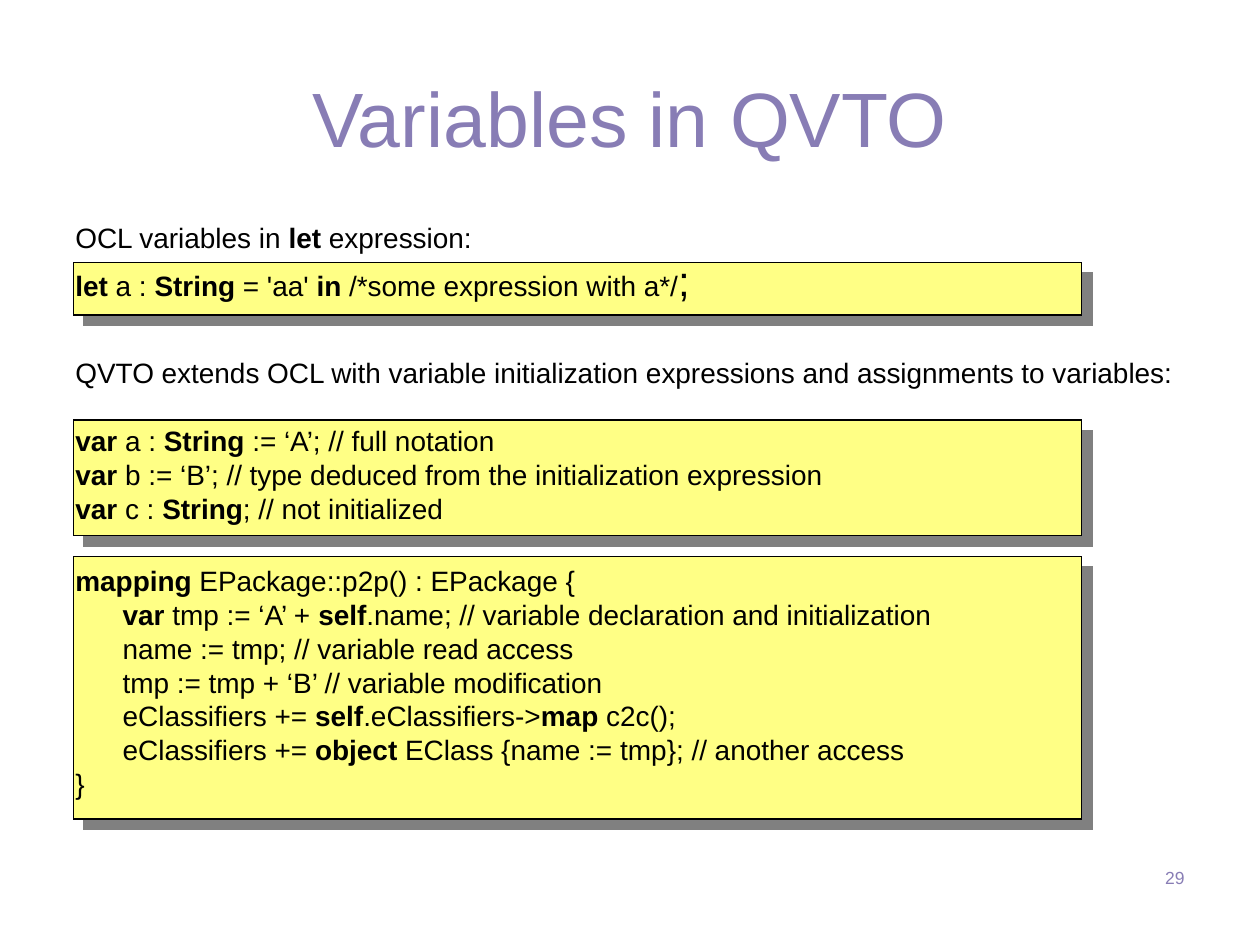
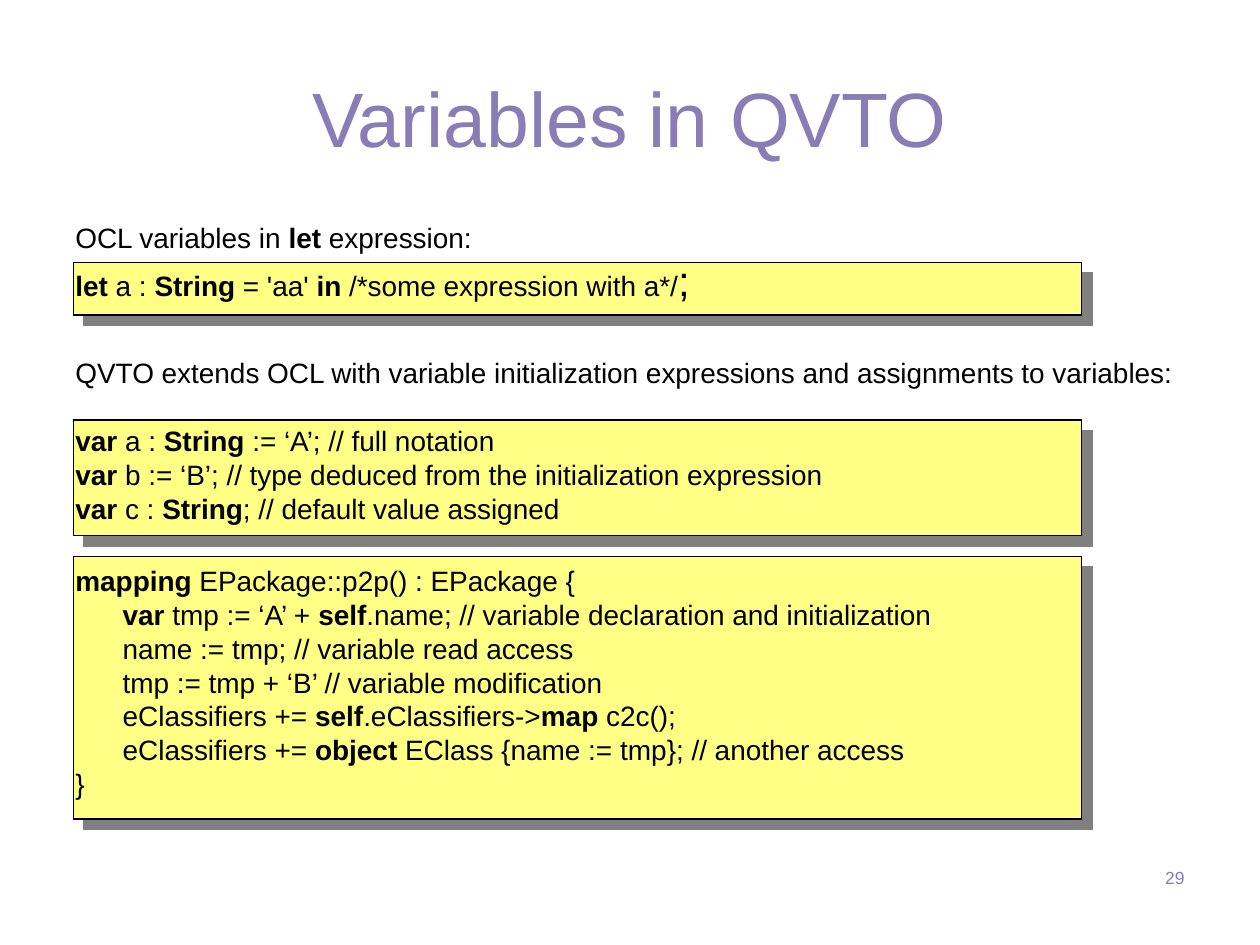
Before and after one commit to wilbert-alberts/qvto, a slide deck: slide 29 of examples/org.eclipse.m2m.qvt.oml.econ2009.tutorial/projects/qvto.explained/slides/The Art of Model Transformation with Operational QVT.ppt. Drawn at 1260x945 pixels with LibreOffice and Linux fonts; fonts in the diff are those of the drawing; background and template pictures are left out. Boxes give left, top, right and bottom in pixels: in the first picture for what was removed or moved away, otherwise in the second. Text is boxed around its words. In the diff, an @@ line names an element or a change of style, - is before the commit and + after.

Commit message:
#qvto.explained

```diff
--- a/examples/org.eclipse.m2m.qvt.oml.econ2009.tutorial/projects/qvto.explained/slides/The Art of Model Transformation with Operational QVT.ppt
+++ b/examples/org.eclipse.m2m.qvt.oml.econ2009.tutorial/projects/qvto.explained/slides/The Art of Model Transformation with Operational QVT.ppt
@@ text at [75, 498, 560, 524]: text changed @@
-var c : String; // not initialized
+var c : String; // default value assigned
```
Also in this commit, not shown: 2 other slides changed, 31 other files.
